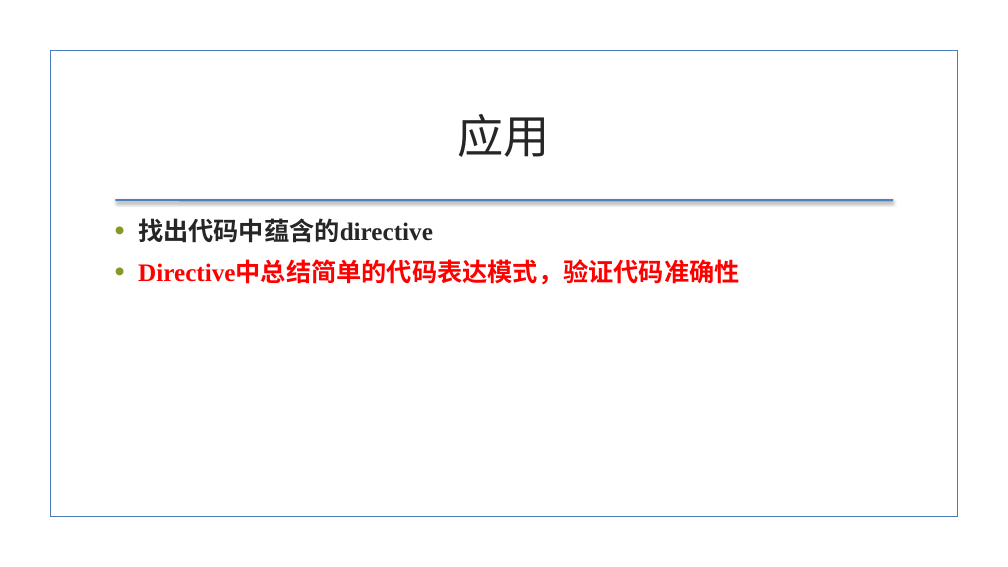
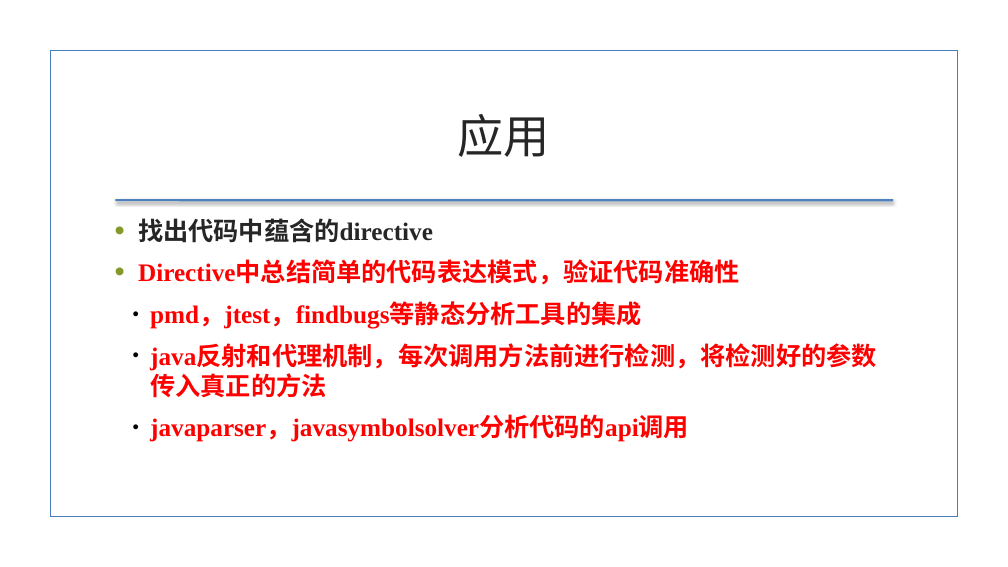
Before and after one commit to zk467701860/SKnowledgeGraph, a slide deck: slide 6 of directive_classification/directive相关/论文初步设想.pptx. Drawn at 1008x567 pixels with LibreOffice and Linux fonts; fonts in the diff are those of the drawing; background and template pictures are left out. Boxes give left, top, right and bottom in pixels: in the first picture for what was removed or moved away, otherwise in the second. Text is boxed around its words. In the diff, an @@ line names an element or a change of style, - is before the commit and + after.

```diff
--- a/directive_classification/directive相关/论文初步设想.pptx
+++ b/directive_classification/directive相关/论文初步设想.pptx
@@ rectangle at bbox=[50, 51, 957, 517]: outline #4B7EBC 1.25 pt to #4A7EBB 1.25 pt @@
@@ text at bbox=[150, 303, 877, 442]: paragraphs added @@
+  ● pmd，jtest，findbugs等静态分析工具的集成
+  ● java反射和代理机制，每次调用方法前进行检测，将检测好的参数传入真正的方法
+  ● javaparser，javasymbolsolver分析代码的api调用
```
Also in this commit, not shown: 4 other slides changed, 2 other files.
